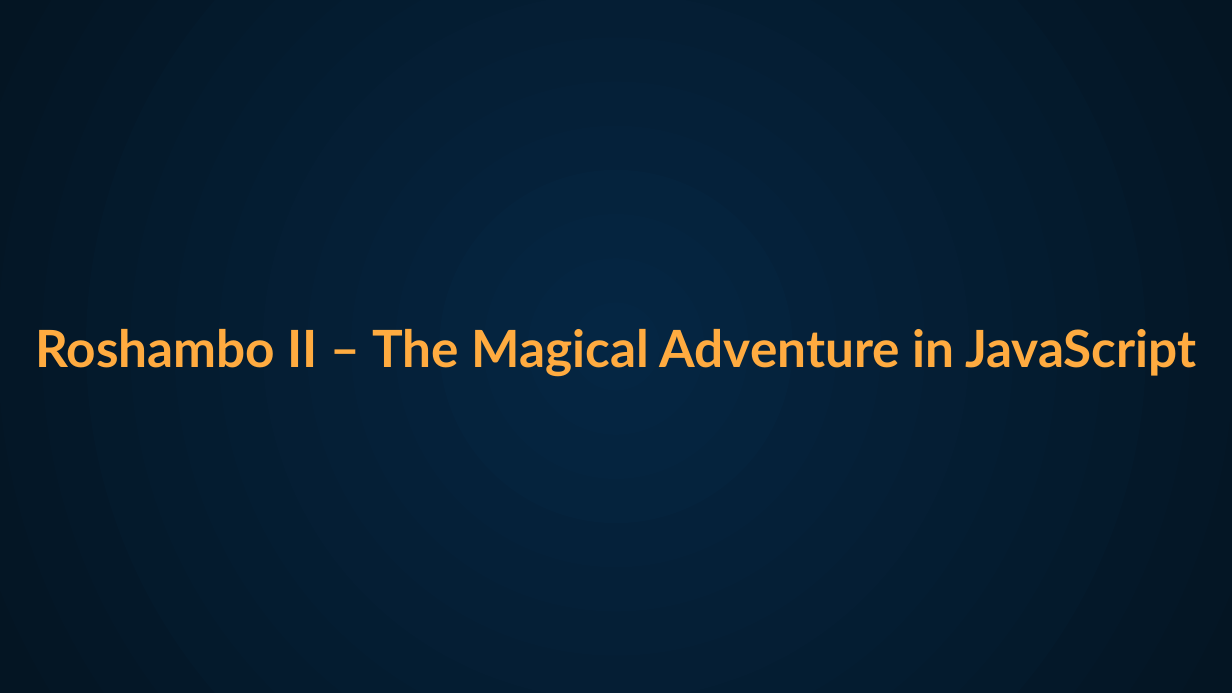
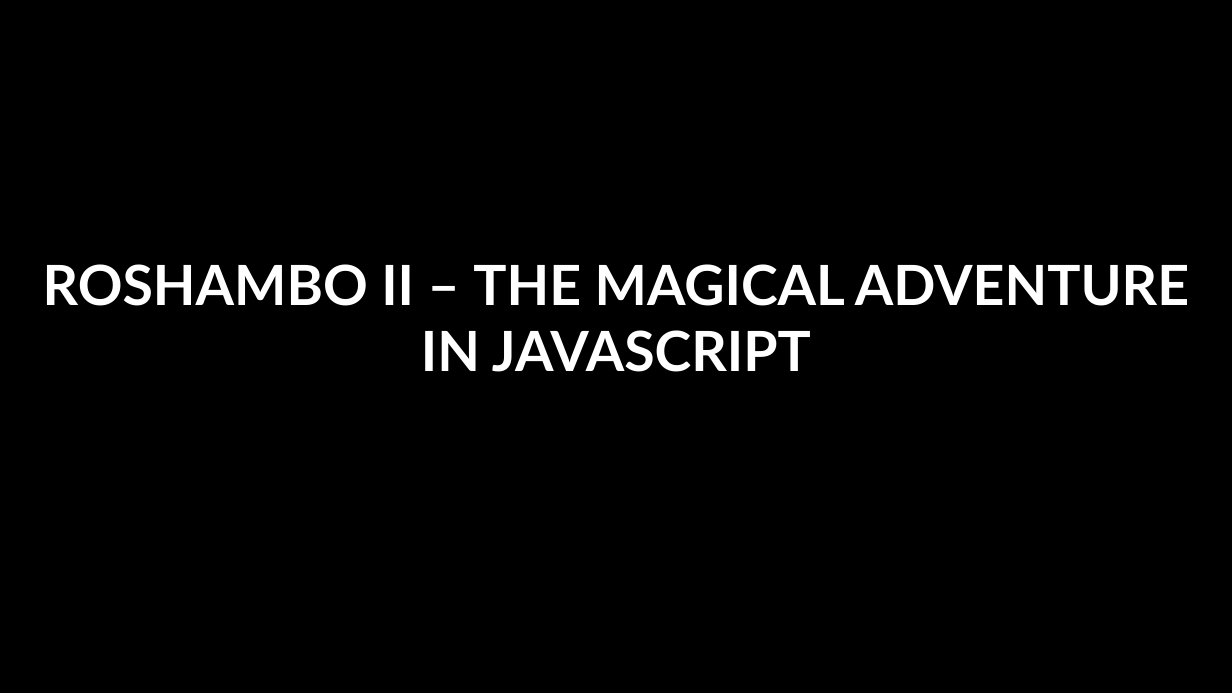
Before and after one commit to VarosiBendeguz/projektCuccli, a slide deck: slide 1 of pages/weboldal/ppt/england_is_my_city.pptx. Drawn at 1232x693 pixels with LibreOffice and Linux fonts; fonts in the diff are those of the drawing; background and template pictures are left out. Boxes give left, top, right and bottom in pixels: in the first picture for what was removed or moved away, otherwise in the second. Text is boxed around its words. In the diff, an @@ line names an element or a change of style, - is before the commit and + after.

```diff
--- a/pages/weboldal/ppt/england_is_my_city.pptx
+++ b/pages/weboldal/ppt/england_is_my_city.pptx
@@ background gradient #052643 to #041523 to picture (left out) @@
@@ title at [43, 264, 1189, 372]: text changed; size 40 to 43.2 pt; text colour #FFAB40 to #FFFFFF @@
-Roshambo II – The Magical Adventure in JavaScript
+ROSHAMBO II – THE MAGICAL ADVENTURE IN JAVASCRIPT
```
Also in this commit, not shown: 26 other slides changed.
